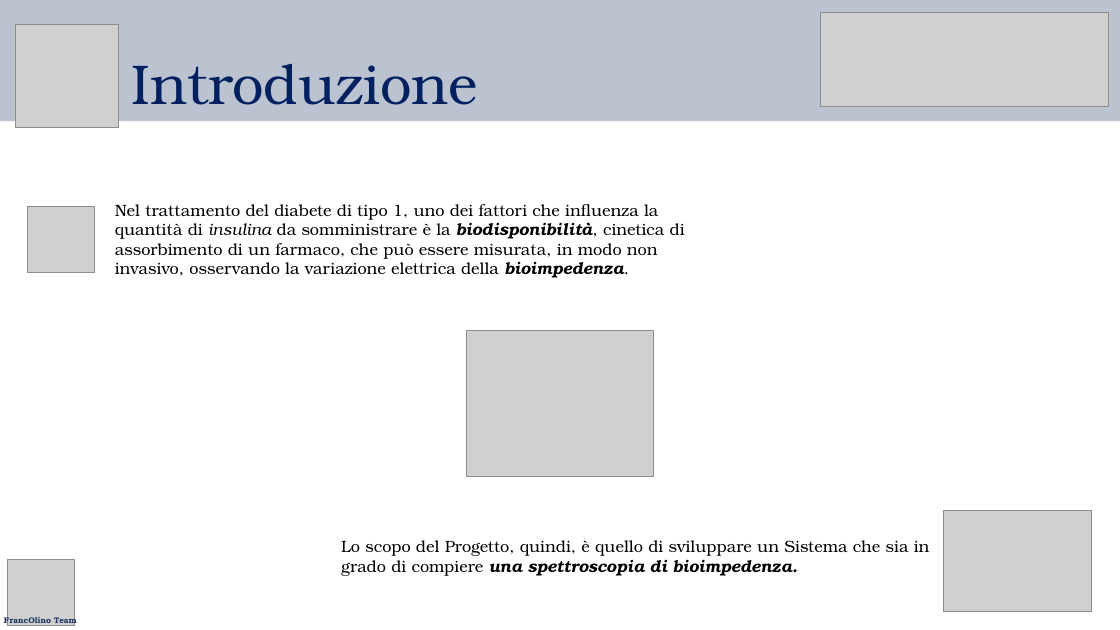
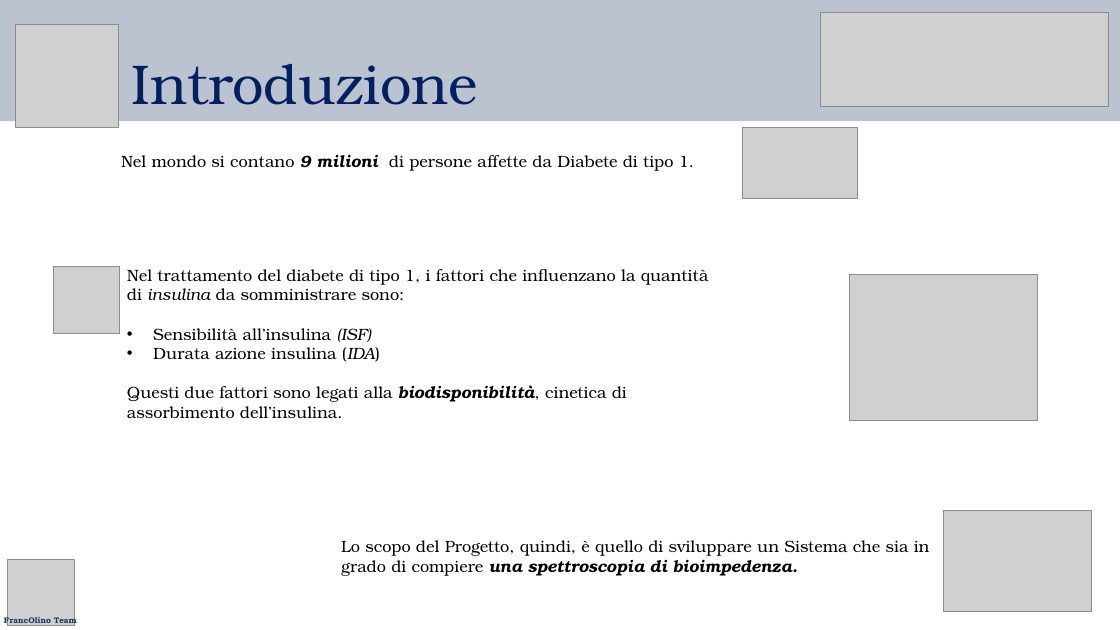
Before and after one commit to g0vann/IMSI_Project, a slide deck: slide 3 of Documentazione/Presentazione_animated.pptx. Drawn at 1120x630 pixels with LibreOffice and Linux fonts; fonts in the diff are those of the drawing; grey boxes stand for pictures. Boxes give left, top, right and bottom in pixels: in the first picture for what was removed or moved away, otherwise in the second. Text is boxed around its words. In the diff, an @@ line names an element or a change of style, - is before the commit and + after.

```diff
--- a/Documentazione/Presentazione_animated.pptx
+++ b/Documentazione/Presentazione_animated.pptx
@@ picture added at (x1=742, y1=128, x2=857, y2=199) @@
@@ text added at (x1=121, y1=154, x2=694, y2=171), 14 pt, text #000000 @@
+Nel mondo si contano 9 milioni di persone affette da Diabete di tipo 1.
@@ picture moved from (x1=28, y1=207, x2=94, y2=273) to (x1=53, y1=267, x2=119, y2=334) @@
@@ text at (x1=127, y1=269, x2=709, y2=418): text changed @@
-Nel trattamento del diabete di tipo 1, uno dei fattori che influenza la quantità di insulina da somministrare è la biodisponibilità, cinetica di assorbimento di un farmaco, che può essere misurata, in modo non invasivo, osservando la variazione elettrica della bioimpedenza.
+Nel trattamento del diabete di tipo 1, i fattori che influenzano la quantità di insulina da somministrare sono:
+• Sensibilità all’insulina (ISF)
+• Durata azione insulina (IDA)
+Questi due fattori sono legati alla biodisponibilità, cinetica di assorbimento dell’insulina.
@@ picture moved from (x1=466, y1=331, x2=654, y2=476) to (x1=849, y1=275, x2=1037, y2=420) @@
```
Also in this commit, not shown: 19 other slides changed, 1 slide added, 5 other files.
